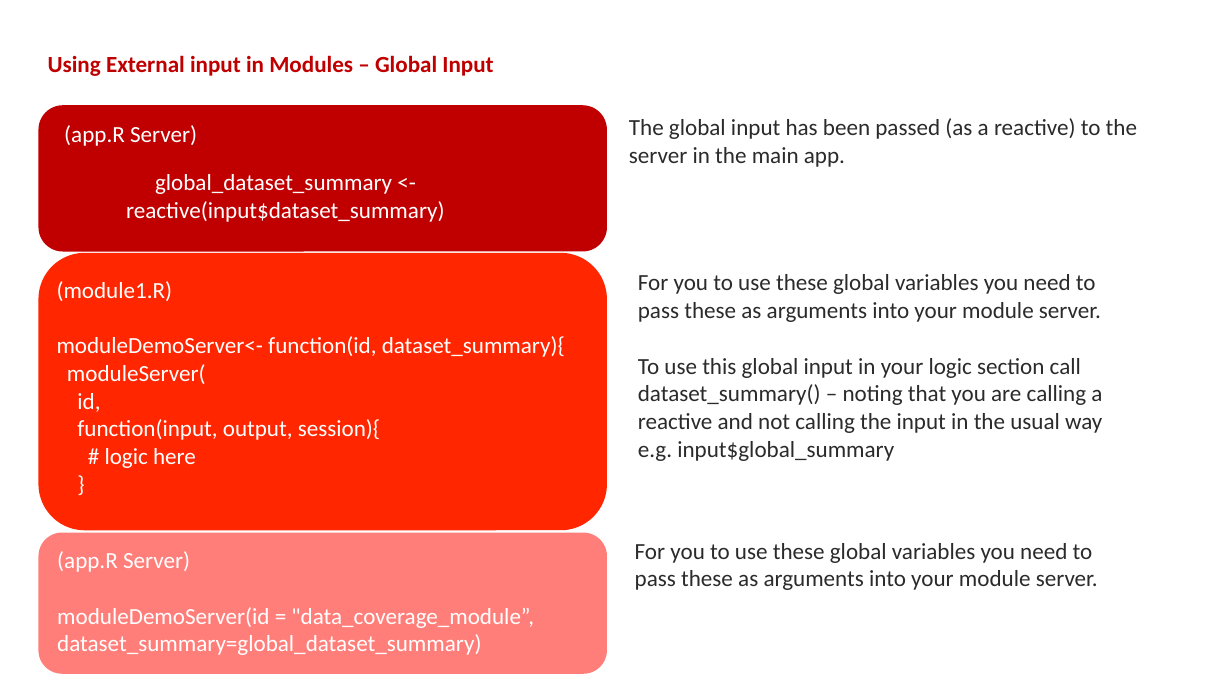
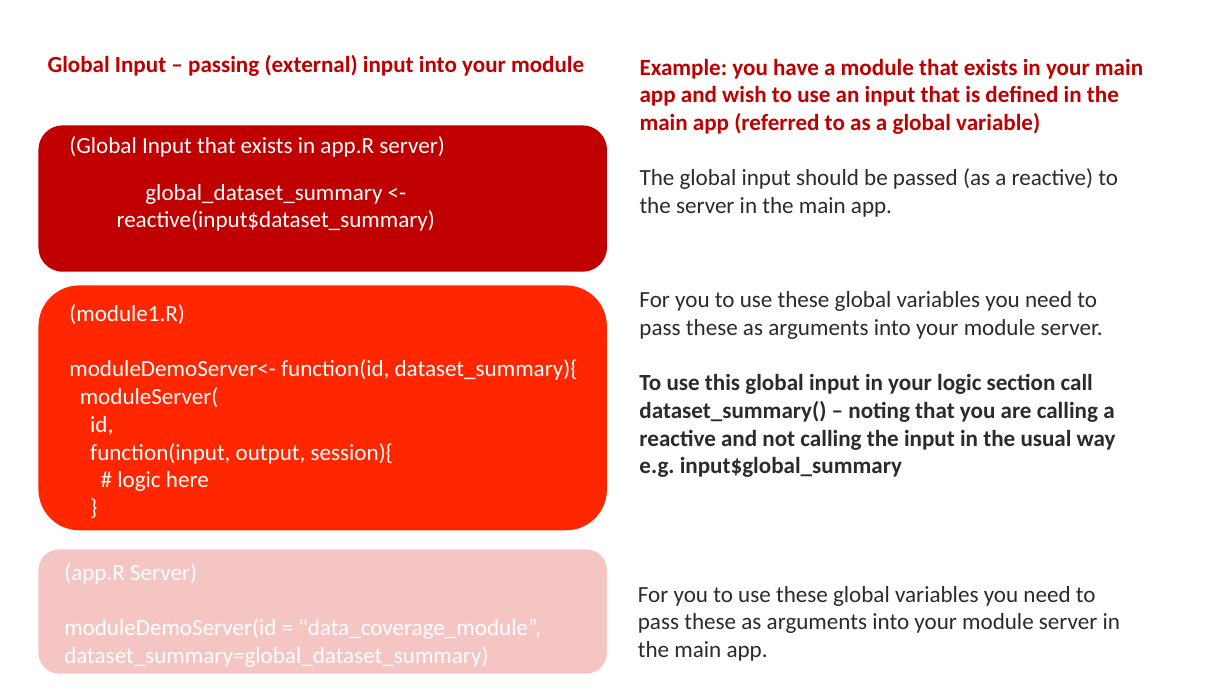
Before and after one commit to BHFDSC/cvd-covid-tre-dashboard, a slide deck: slide 4 of BHF_Dashboards/BHF_DSC_TRE_External_Dashboard/Dev/Modules Example.pptx (slide 5 before the commit). Drawn at 1232x693 pixels with LibreOffice and Linux fonts; fonts in the diff are those of the drawing. Boxes give left, top, right and bottom in pixels: in the first picture for what was removed or moved away, otherwise in the second. Text is boxed around its words. In the diff, an @@ line names an element or a change of style, - is before the commit and + after.

Commit message:
reformated whole app - modularised summary

```diff
--- a/BHF_Dashboards/BHF_DSC_TRE_External_Dashboard/Dev/Modules Example.pptx
+++ b/BHF_Dashboards/BHF_DSC_TRE_External_Dashboard/Dev/Modules Example.pptx
@@ text at [48, 55, 584, 76]: text changed @@
-Using External input in Modules – Global Input
+Global Input – passing (external) input into your module
@@ text at [640, 58, 1143, 217]: text changed; text colour #2B2B2B to #C00000; bold on @@
-The global input has been passed (as a reactive) to the server in the main app.
+Example: you have a module that exists in your main app and wish to use an input that is defined in the main app (referred to as a global variable)
+The global input should be passed (as a reactive) to the server in the main app.
@@ rounded rectangle: place and size @@
-rounded rectangle at [39, 105, 607, 251]
+rounded rectangle at [39, 126, 607, 272]
@@ text at [69, 136, 444, 157]: text changed @@
-(app.R Server)
+(Global Input that exists in app.R server)
@@ text "global_dataset_summary <- reactive(input$dataset_summary)": place and size @@
-text "global_dataset_summary <- reactive(input$dataset_summary)" at [126, 174, 444, 222]
+text "global_dataset_summary <- reactive(input$dataset_summary)" at [117, 184, 435, 231]
@@ text "For you to use these ...": place and size @@
-text "For you to use these ..." at [638, 274, 1102, 461]
+text "For you to use these ..." at [639, 291, 1116, 477]
@@ rounded rectangle: place and size @@
-rounded rectangle at [39, 253, 607, 531]
+rounded rectangle at [39, 286, 607, 531]
@@ text "(module1.R)": place and size @@
-text "(module1.R)" at [57, 281, 565, 468]
+text "(module1.R)" at [69, 304, 578, 491]
@@ text at [639, 373, 1116, 477]: bold on in "To use this global input in your ..." @@
@@ rounded rectangle: place and size @@
-rounded rectangle at [39, 532, 607, 674]
+rounded rectangle at [39, 550, 607, 675]
@@ rounded rectangle at [39, 550, 607, 675]: fill #FF7E79 to #F5C5C4 @@
@@ text "(app.R Server)": place and size @@
-text "(app.R Server)" at [57, 551, 534, 655]
+text "(app.R Server)" at [64, 564, 542, 667]
@@ text at [638, 586, 1120, 661]: text changed @@
-For you to use these global variables you need to pass these as arguments into your module server.
+For you to use these global variables you need to pass these as arguments into your module server in the main app.
```
Also in this commit, not shown: 4 other slides changed, 1 slide added, 49 other files.
